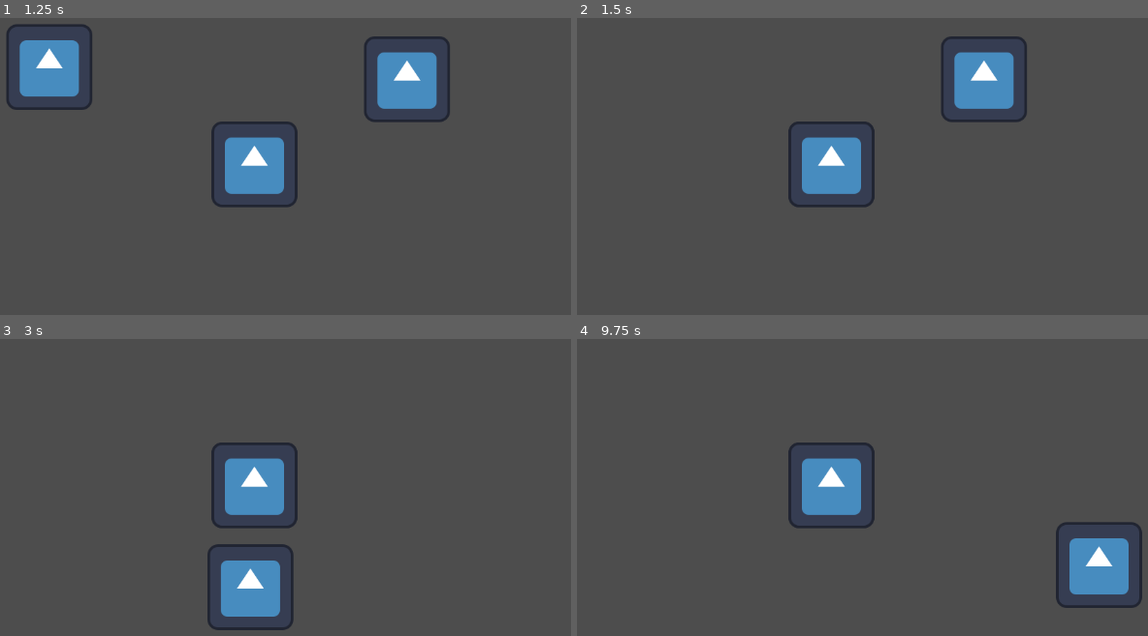
Above: before the commit, frames 1-4 (two rows, left to right).
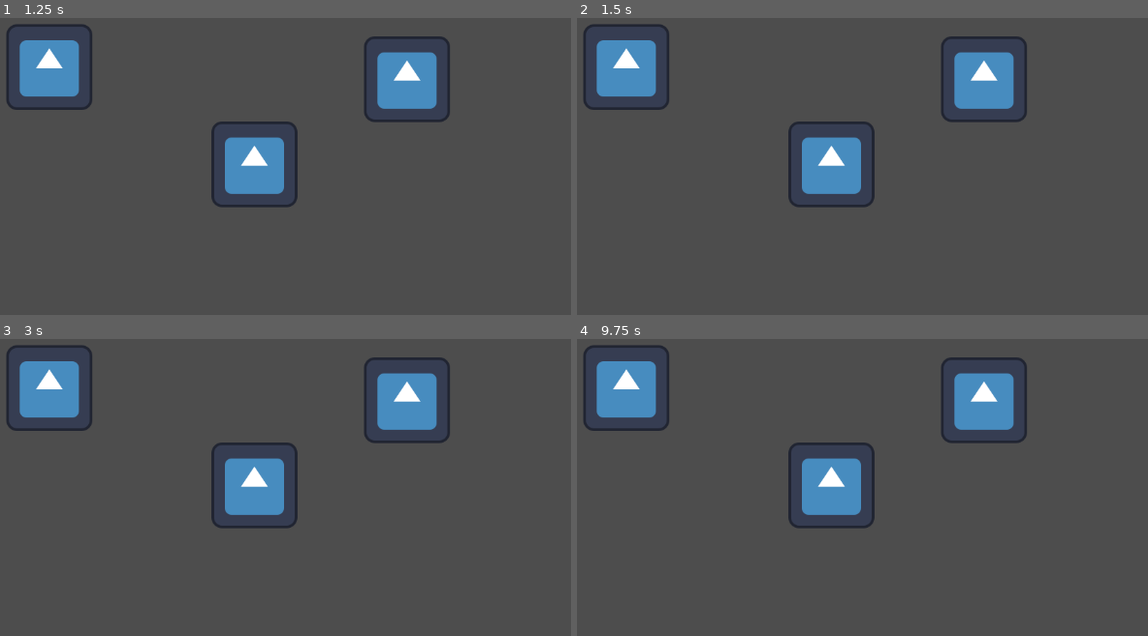
Above: after the commit, the same moments.

Repository: Shuflduf/Flow-Chart
Game: Godot game, scene res://scenes/main.tscn
Same seed, same stepped clock (60 frames per second), same inputs: the game is played once before the commit and once after it. The engine's default icon, where the game draws it, is replaced by a stand-in: a white triangle on a blue panel in a dark square.
Inputs (mouse positions are in pixels of both pictures, inside the frame that each line leads up to):
- Up to frame 1 (1.25 s): tap Enter at 0.5 s; move the mouse to (51, 68) at 0.52 s; press the mouse at (51, 68) at 0.53 s
- Up to frame 2 (1.5 s): tap Space at 1.25 s; move the mouse to (833, 163) at 1.27 s; release the mouse at (833, 163) at 1.28 s; click (833, 163) at 1.35 s
- Up to frame 3 (3 s): tap Enter at 2 s; move the mouse to (405, 401) at 2.02 s; press the mouse at (405, 401) at 2.03 s; tap Space at 2.75 s; move the mouse to (251, 585) at 2.77 s; release the mouse at (251, 585) at 2.78 s; click (251, 585) at 2.85 s
- Up to frame 4 (9.75 s): tap Enter at 3.5 s; move the mouse to (1096, 564) at 3.52 s; press the mouse at (1096, 564) at 3.53 s; tap Space at 4.25 s; move the mouse to (634, 434) at 4.27 s; release the mouse at (634, 434) at 4.28 s; click (634, 434) at 4.35 s; move the mouse to (902, 499) at 5.02 s; press the mouse at (902, 499) at 5.03 s; move the mouse to (748, 392) at 5.77 s; release the mouse at (748, 392) at 5.78 s; click (748, 392) at 5.85 s; move the mouse to (1039, 478) at 6.52 s; press the mouse at (1039, 478) at 6.53 s; move the mouse to (714, 523) at 7.27 s; release the mouse at (714, 523) at 7.28 s; click (714, 523) at 7.35 s; move the mouse to (942, 404) at 8.02 s; press the mouse at (942, 404) at 8.03 s; move the mouse to (828, 585) at 8.77 s; release the mouse at (828, 585) at 8.78 s; click (828, 585) at 8.85 s; move the mouse to (1096, 564) at 9.52 s; press the mouse at (1096, 564) at 9.53 s

Frame 1 is identical in both runs. In frame 2, 2.5% of the frame differs, in the area x 1-17%, y 1-31%; in frame 3, 7.6%; in frame 4, 7.6%, in the area x 1-99%, y 1-91%.

Commit message:
Started to fix overlap issues

Diff:
--- a/scripts/global.gd
+++ b/scripts/global.gd
@@ -2,3 +2,12 @@
 
 var active_node: FlowChartNode
 var mouse_offset: Vector2
+var node_count := 0
+var whos_on_top: Array[FlowChartNode]:
+	set(value):
+		var highest: int
+		for i in value:
+			if i.z_index > highest:
+				highest = i.z_index
+				active_node = i
+		whos_on_top.clear()
--- a/scripts/main.gd
+++ b/scripts/main.gd
@@ -1,6 +1,18 @@
 extends Node2D
 
-
-func _process(delta):
+func _process(_delta):
 	if Global.active_node != null:
 		Global.active_node.global_position = get_local_mouse_position() + Global.mouse_offset
+
+func _ready():
+	for child in get_children():
+		if child is FlowChartNode:
+			child.z_index = Global.node_count
+			child.picked_up.connect(move_all_nodes_down)
+			Global.node_count += 1
+	print(Global.node_count)
+
+func move_all_nodes_down():
+	for child in get_children():
+		if child is FlowChartNode:
+			child.z_index -= 1
--- a/scripts/node.gd
+++ b/scripts/node.gd
@@ -1,13 +1,30 @@
 class_name FlowChartNode
 extends Area2D
 
-func _on_input_event(viewport, event, shape_idx):
+signal picked_up
+
+func _on_input_event(_viewport, event: InputEvent, _shape_idx):
 	if event.is_action_pressed("mouse_left"):
-		print(Global.mouse_offset)
+
 		Global.mouse_offset = -(event.position - global_position)
+		pickup()
 
-		if Global.active_node == self:
-			Global.active_node = null
+	if event.is_action_released("mouse_left"):
+		drop()
 
-		elif Global.active_node == null:
-			Global.active_node = self
+func pickup():
+	Global.whos_on_top.push_front(self)
+	#if Global.active_node == null:
+		#await get_tree().physics_frame
+		#Global.active_node = self
+		#print(z_index)
+		#if z_index != Global.node_count:
+			#picked_up.emit()
+			#z_index = Global.node_count
+
+func drop():
+	if Global.active_node == self:
+		Global.active_node = null
+
+func move_down():
+	z_index -= 1
